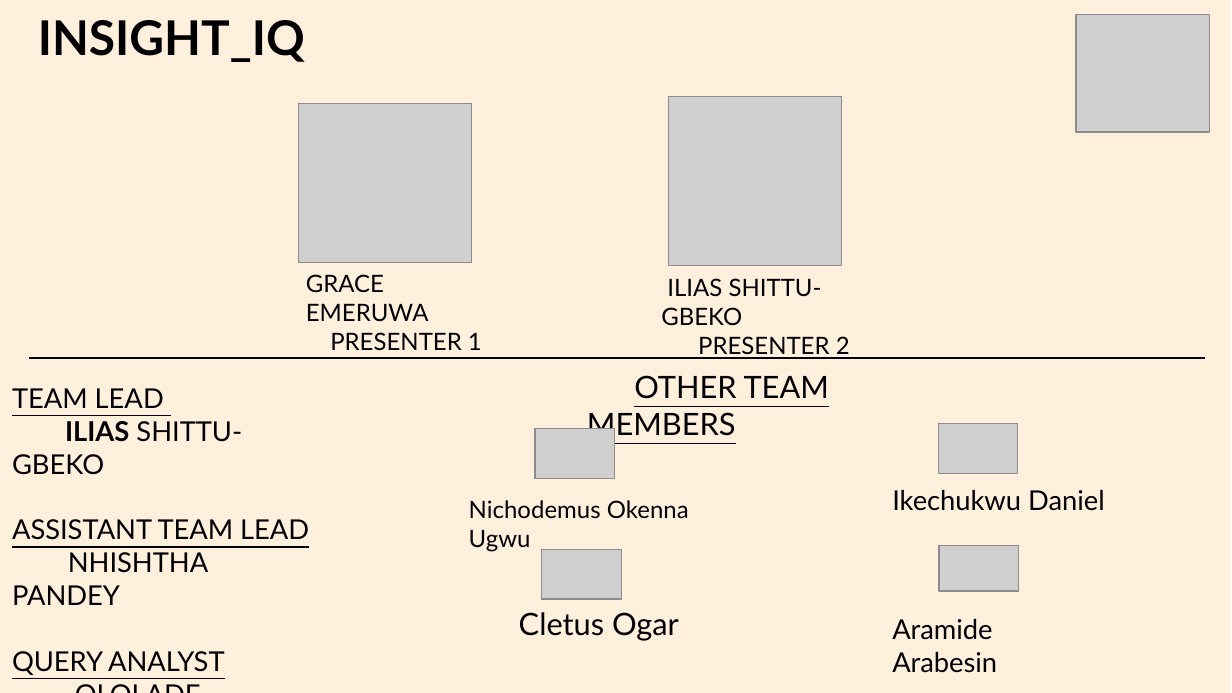
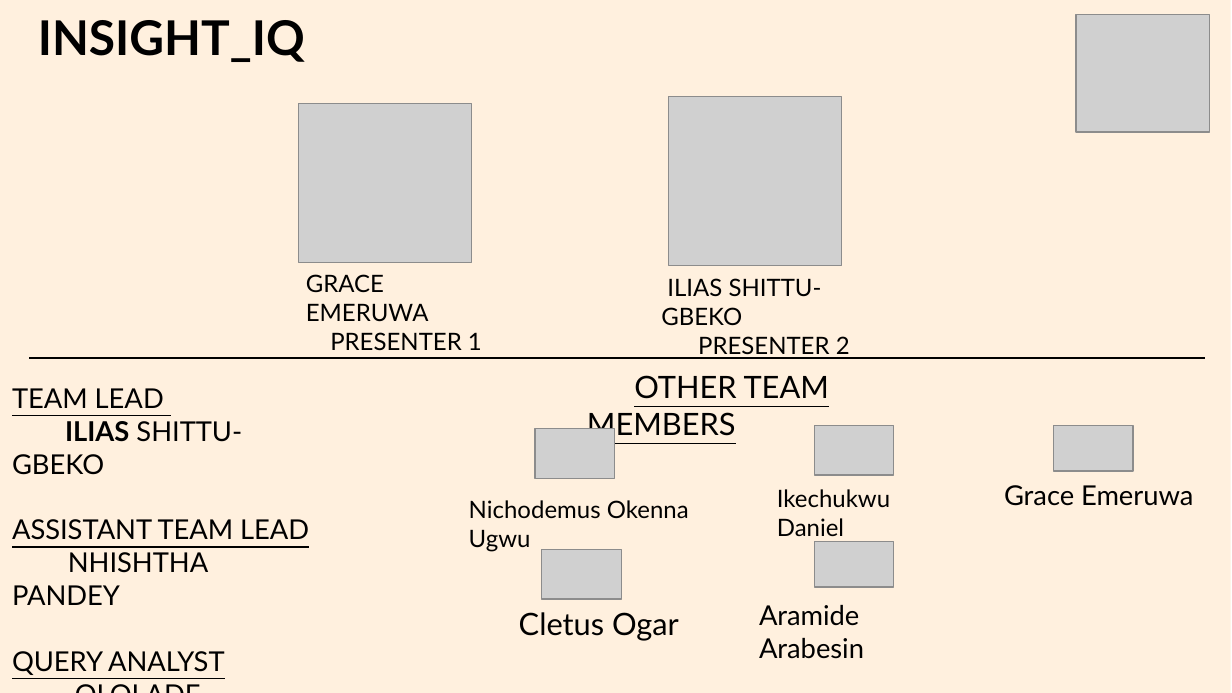
Before and after one commit to Gbekoilias/Insights_IQ-Premiere-, a slide deck: slide 2 of Project_Deliverables/Presentation Slides.pptx. Drawn at 1232x693 pixels with LibreOffice and Linux fonts; fonts in the diff are those of the drawing; grey boxes stand for pictures. Boxes give left, top, right and bottom in pixels: in the first picture for what was removed or moved away, otherwise in the second. Text is boxed around its words. In the diff, an @@ line names an element or a change of style, - is before the commit and + after.

```diff
--- a/Project_Deliverables/Presentation Slides.pptx
+++ b/Project_Deliverables/Presentation Slides.pptx
@@ picture: place and size @@
-picture at box(939, 424, 1019, 473)
+picture at box(814, 425, 894, 474)
@@ picture added at box(1053, 425, 1133, 471) @@
@@ text "Ikechukwu Daniel": place and size @@
-text "Ikechukwu Daniel" at box(892, 490, 1105, 511)
+text "Ikechukwu Daniel" at box(777, 489, 890, 542)
@@ text "Ikechukwu Daniel" at box(777, 489, 890, 542): size 16 to 14 pt @@
@@ text added at box(1004, 485, 1193, 506), 16 pt, text #000000 @@
+Grace Emeruwa
@@ picture: place and size @@
-picture at box(939, 546, 1019, 591)
+picture at box(814, 541, 894, 586)
@@ text "Aramide Arabesin": place and size @@
-text "Aramide Arabesin" at box(892, 619, 997, 673)
+text "Aramide Arabesin" at box(759, 605, 864, 659)
```
